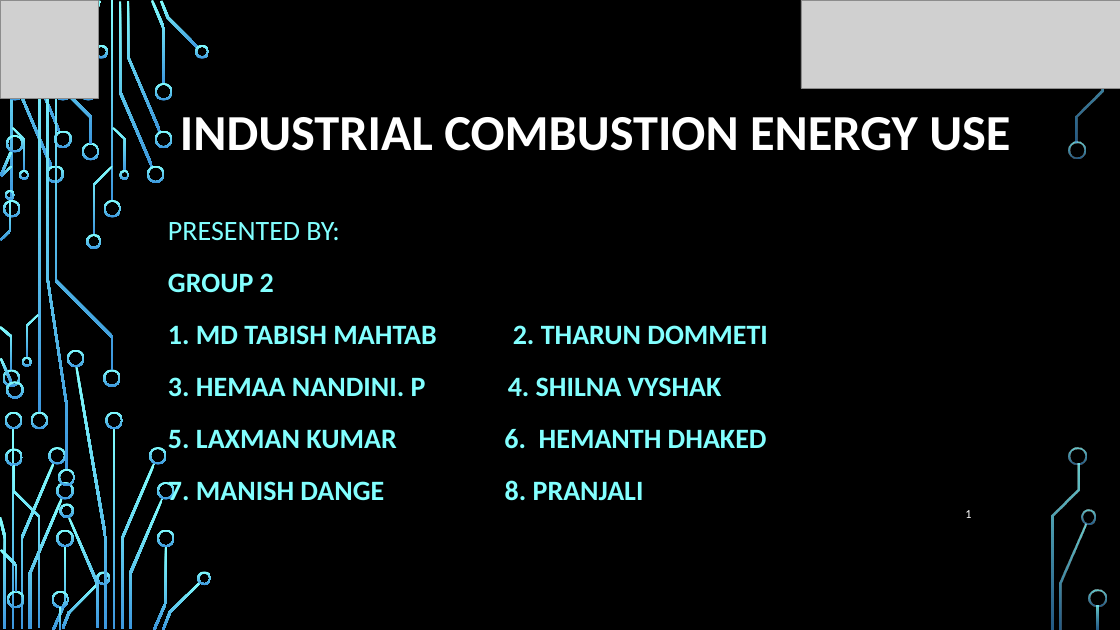
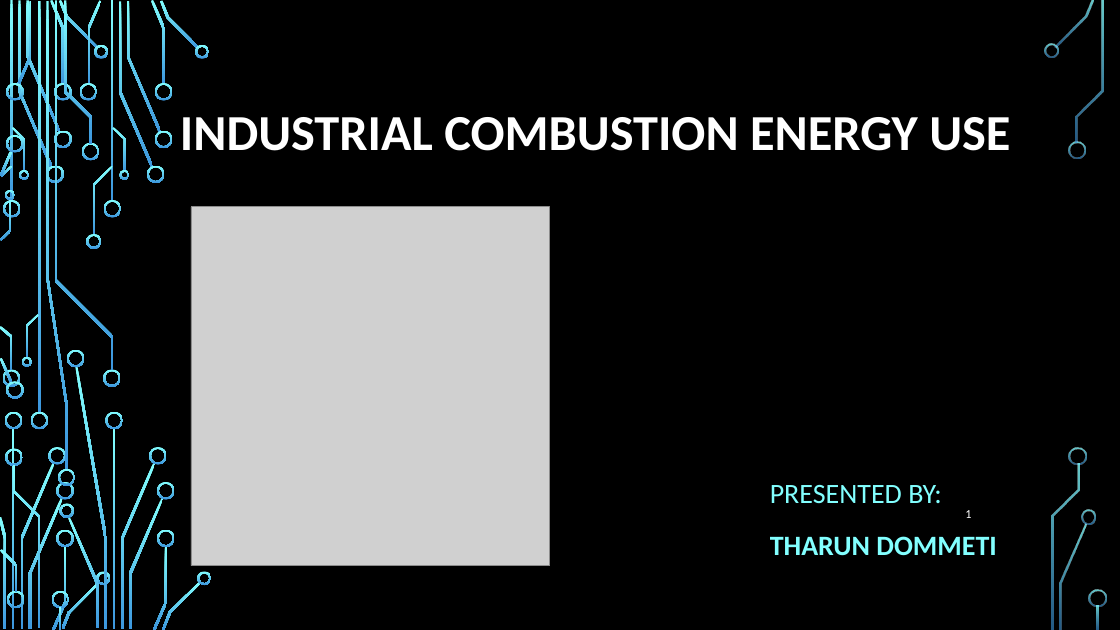
Before and after one commit to THARUNDOMMETI/CRM-Analysis, a slide deck: slide 1 of DA-P90/INDUSTRIAL COMBUSTION ENERGY USE (2).pptx. Drawn at 1120x630 pixels with LibreOffice and Linux fonts; fonts in the diff are those of the drawing; grey boxes stand for pictures; background and template pictures are left out. Boxes give left, top, right and bottom in pixels: in the first picture for what was removed or moved away, otherwise in the second. Text is boxed around its words. In the diff, an @@ line names an element or a change of style, - is before the commit and + after.

Commit message:
CRM Analysis and Visualization

```diff
--- a/DA-P90/INDUSTRIAL COMBUSTION ENERGY USE (2).pptx
+++ b/DA-P90/INDUSTRIAL COMBUSTION ENERGY USE (2).pptx
@@ picture removed at [802, 0, 1120, 88] @@
@@ freeform shape added at [1044, 44, 1059, 58], fill gradient #82FFFF to #3D97DE @@
@@ picture: place and size @@
-picture at [0, 0, 98, 98]
+picture at [191, 207, 549, 565]
@@ subtitle "PRESENTED BY:": place and size @@
-subtitle "PRESENTED BY:" at [168, 222, 767, 501]
+subtitle "PRESENTED BY:" at [770, 485, 996, 556]
@@ subtitle at [770, 536, 996, 556]: text changed @@
-GROUP 2
-1. MD TABISH MAHTAB 2. THARUN DOMMETI
-3. HEMAA NANDINI. P 4. SHILNA VYSHAK
-5. LAXMAN KUMAR 6. HEMANTH DHAKED
-7. MANISH DANGE 8. PRANJALI
+THARUN DOMMETI
```
